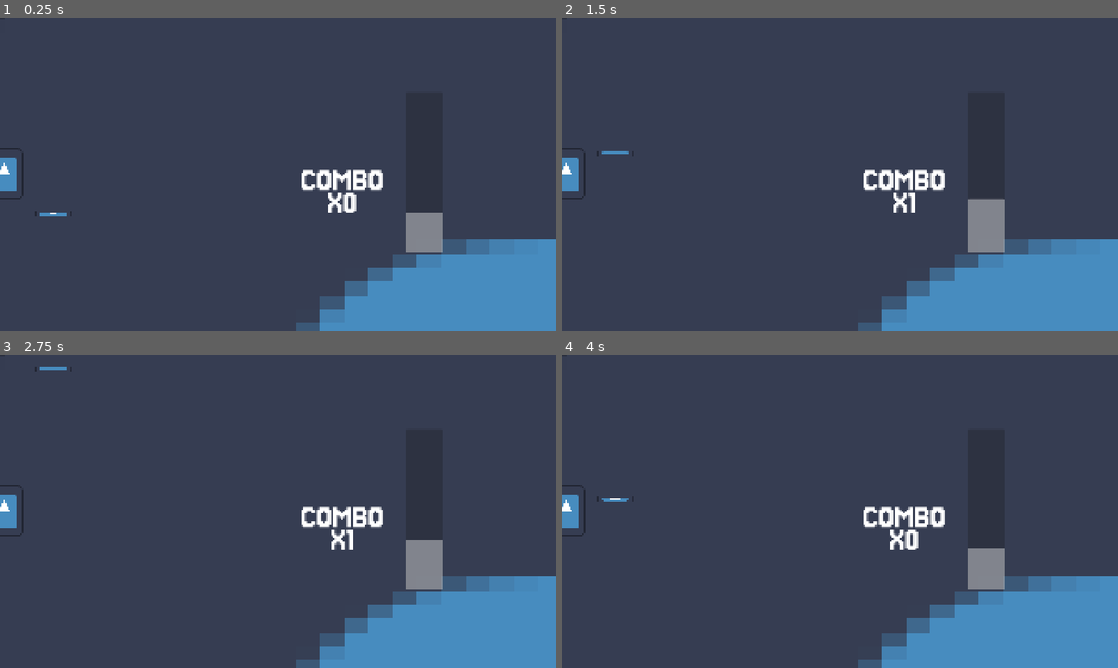
Above: before the commit, frames 1-4 (two rows, left to right).
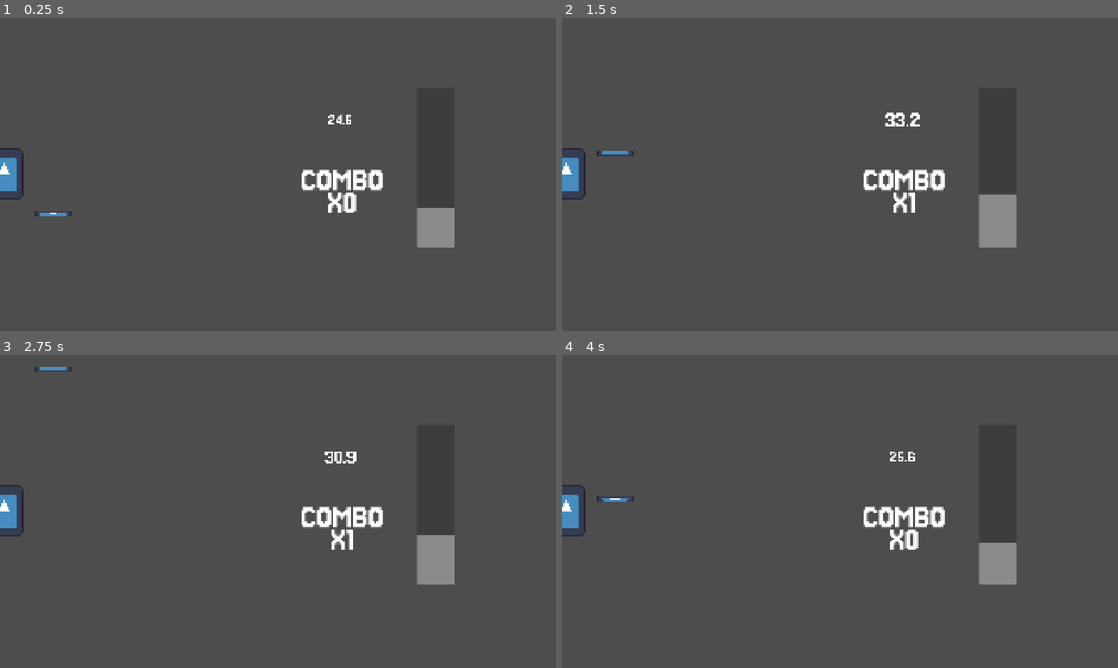
Above: after the commit, the same moments.

Repository: Exponential182/Pukehinau-Peril
Game: Godot game, scene res://prefabs/vertical_puzzle.tscn
The game is run twice, just before and just after one commit, with the same random seed, the same clock (stepped at 60 frames per second) and the same inputs. This scene is started directly instead of the project's main scene. The engine's default icon, where the game draws it, is replaced by a stand-in: a white triangle on a blue panel in a dark square.
Inputs:
- Up to frame 1 (0.25 s): no input
- Up to frame 2 (1.5 s): hold D (right) 0.53-1.28 s; tap E (interact) at 0.6 s; hold S (down) from 1.28 s (still down); tap Space (smack) at 1.35 s
- Up to frame 3 (2.75 s): release S (down) at 2.03 s; hold D (right) from 2.03 s (still down); tap E (interact) at 2.1 s
- Up to frame 4 (4 s): release D (right) at 2.78 s; hold W (up) 2.78-3.53 s; tap Space (smack) at 2.85 s; hold A (left) from 3.53 s (still down); tap E (interact) at 3.6 s

The runs differ from the first frame. In frame 1, 12% of the frame differs, in the area x 0-100%, y 0-100%; in frame 2, 12%; in frame 3, 12%; in frame 4, 12%.

Commit message:
scale and score display

Diff:
--- a/prefabs/vertical_puzzle.tscn
+++ b/prefabs/vertical_puzzle.tscn
@@ -12,12 +12,6 @@
 
 [node name="vertical_puzzle" type="Node2D" unique_id=1792755049]
 script = ExtResource("1_n2pnt")
-
-[node name="icon" type="Sprite2D" parent="." unique_id=742348805]
-texture_filter = 1
-position = Vector2(4705, 2666.0002)
-scale = Vector2(83.734375, 47.48438)
-texture = ExtResource("2_tghds")
 
 [node name="canvas_layer" type="CanvasLayer" parent="." unique_id=184093748]
 
@@ -45,7 +39,8 @@
 texture = ExtResource("2_tghds")
 
 [node name="bar" type="Node2D" parent="canvas_layer" unique_id=1410193935]
-position = Vector2(1465, 533)
+position = Vector2(1504, 516)
+metadata/_edit_group_ = true
 
 [node name="ProgressBar" type="ProgressBar" parent="canvas_layer/bar" unique_id=449647512]
 anchors_preset = 8
@@ -105,6 +100,21 @@
 scale = Vector2(34.695, 34.695)
 text = "Good"
 
+[node name="score" type="Node2D" parent="." unique_id=1017932353]
+position = Vector2(1173, 350)
+metadata/_edit_group_ = true
+
+[node name="score" type="Label" parent="score" unique_id=1925762990]
+offset_left = -179.0
+offset_top = -266.0
+offset_right = 205.0
+offset_bottom = 284.0
+theme_override_fonts/font = ExtResource("3_28ko8")
+theme_override_font_sizes/font_size = 256
+text = "99.9"
+horizontal_alignment = 1
+vertical_alignment = 1
+
 [connection signal="area_entered" from="canvas_layer/main_area" to="." method="_on_main_area_area_entered"]
 [connection signal="area_exited" from="canvas_layer/main_area" to="." method="_on_main_area_area_exited"]
 [connection signal="timeout" from="canvas_layer/combo_timer" to="." method="_on_combo_timer_timeout"]
--- a/scripts/vertical_puzzle.gd
+++ b/scripts/vertical_puzzle.gd
@@ -26,6 +26,10 @@
 var combo_multiplier = 1
 var wait = 0
 var last_synced_value := 0.0
+func _ready() -> void:
+	var score_scale = progress_bar.value/100
+	$score/score.text = str(round(progress_bar.value*10)/10)
+	$score.scale = Vector2(score_scale, score_scale)
 
 func _physics_process(delta: float) -> void:
 	if progress_bar.value > 0:
@@ -62,10 +66,9 @@
 			combo_multiplier = 1
 		combo_text.text = "COMBO\nX" + str(combo)
 		speed_timer.start(0.5)
-	# Only sync when value changes
-	var rounded = round(progress_bar.value * 10) / 10
-	if rounded != last_synced_value:
-		last_synced_value = rounded
+	var score_scale = progress_bar.value/100
+	$score/score.text = str(round(progress_bar.value*10)/10)
+	$score.scale = Vector2(score_scale, score_scale)
 func shake(strength: float, duration: float):
 	if combo > 2:
 		rand_scale = (0.005*(progress_bar.value))
